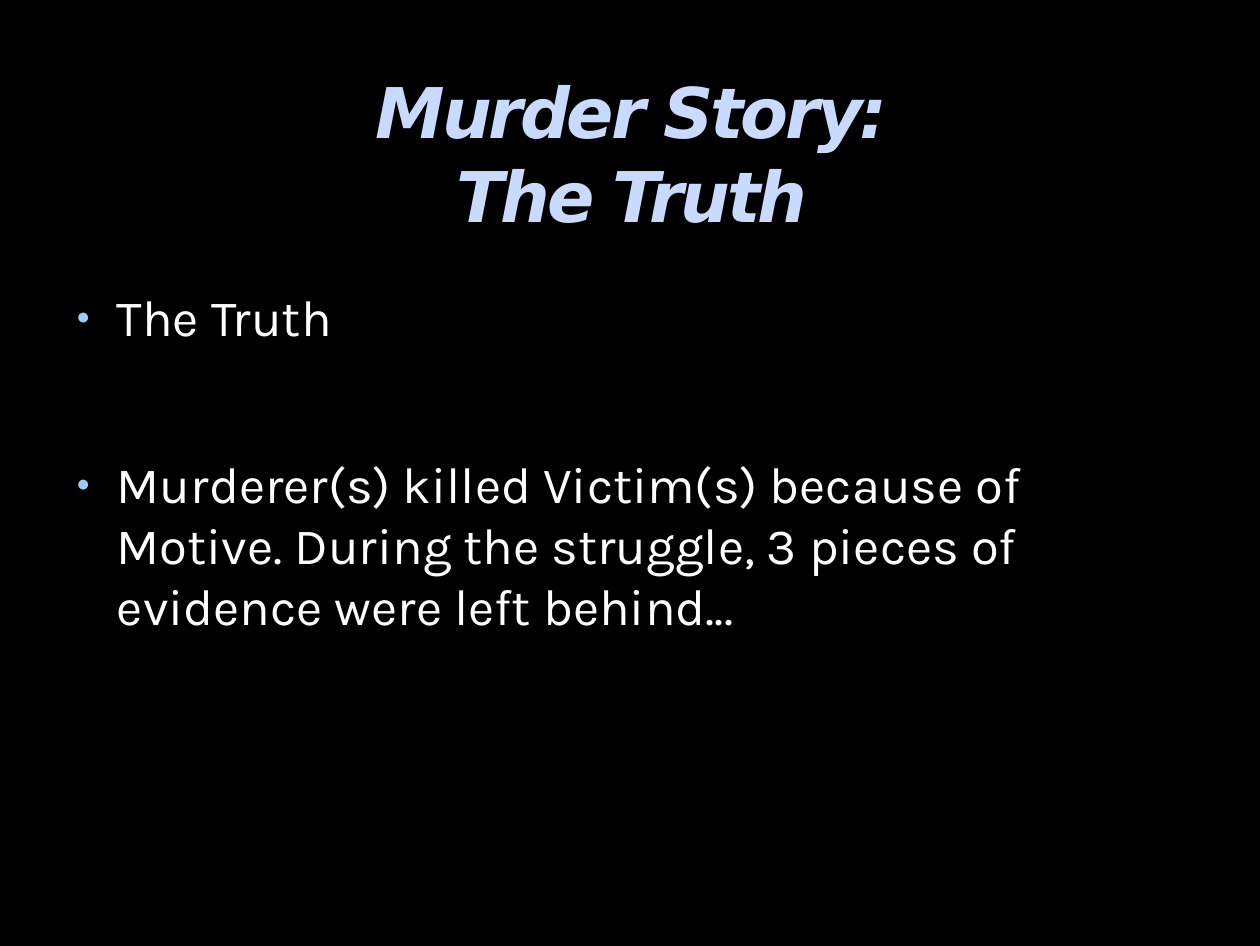
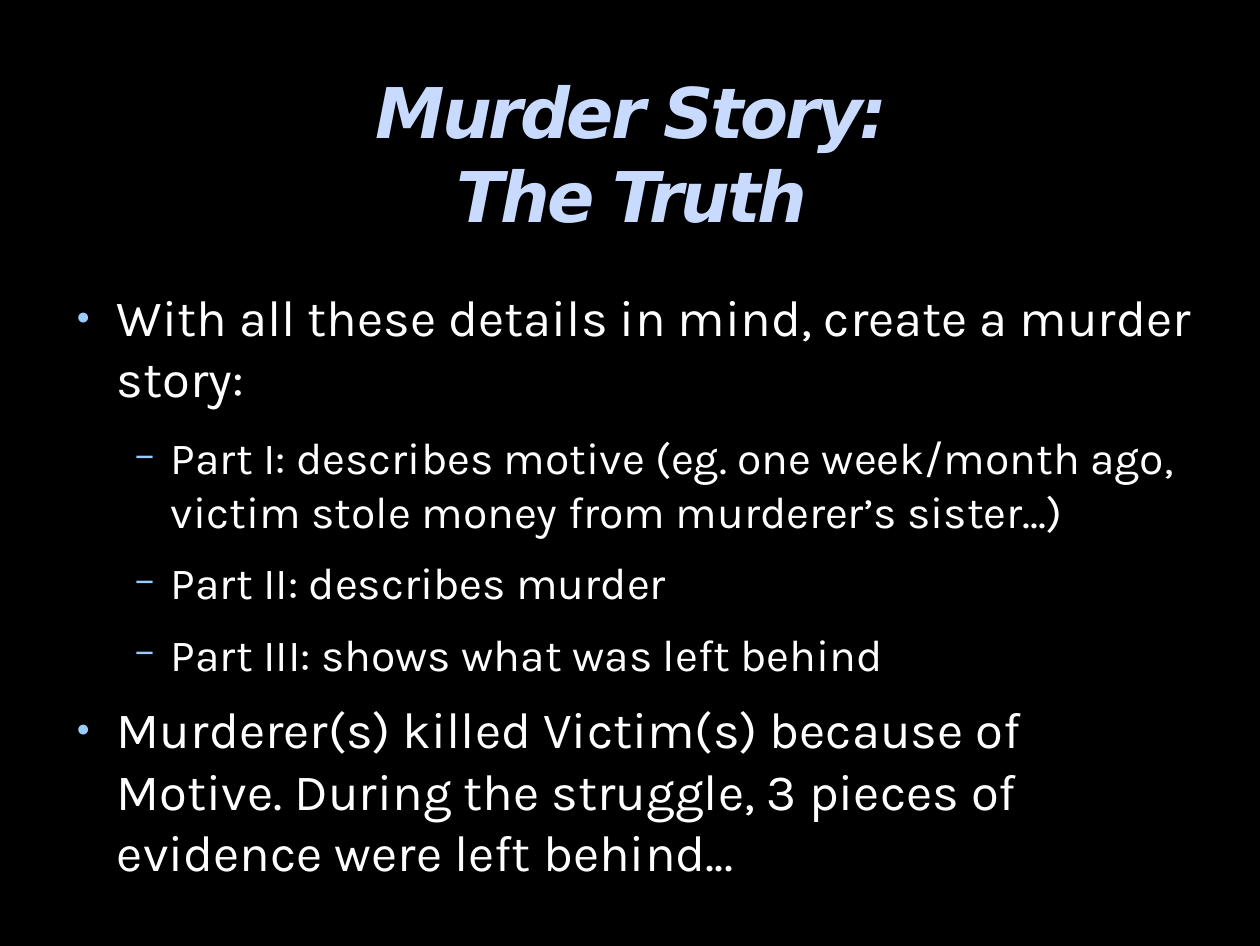
Before and after one commit to theodoreOnzGit/cellResources, a slide deck: slide 15 of iceBreaker/longGames/murderMystery/murderMysteryStoryTemplate.odp. Drawn at 1260x946 pixels with LibreOffice and Linux fonts; fonts in the diff are those of the drawing; background and template pictures are left out. Boxes give left, top, right and bottom in pixels: in the first picture for what was removed or moved away, otherwise in the second. Text is boxed around its words. In the diff, an @@ line names an element or a change of style, - is before the commit and + after.

Commit message:
murder mystery updated

```diff
--- a/iceBreaker/longGames/murderMystery/murderMysteryStoryTemplate.odp
+++ b/iceBreaker/longGames/murderMystery/murderMysteryStoryTemplate.odp
@@ text at (117, 301, 1191, 672): text changed; size 32 to 28 pt @@
-● The Truth
+● With all these details in mind, create a murder story:
+  − Part I: describes motive (eg. one week/month ago, victim stole money from murderer’s sister...)
+  − Part II: describes murder
+  − Part III: shows what was left behind
```
Also in this commit, not shown: 7 other slides changed, 6 other files.
